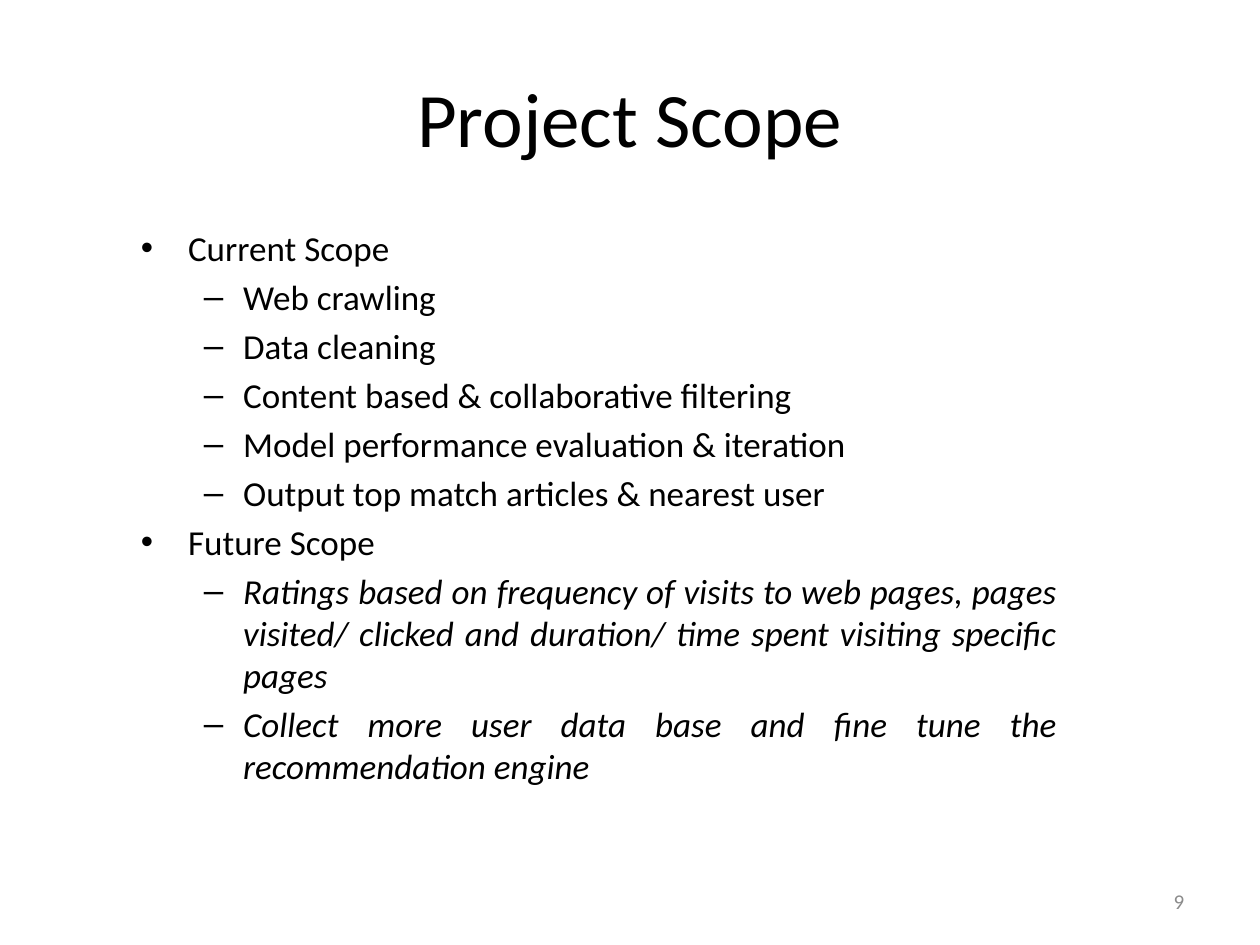
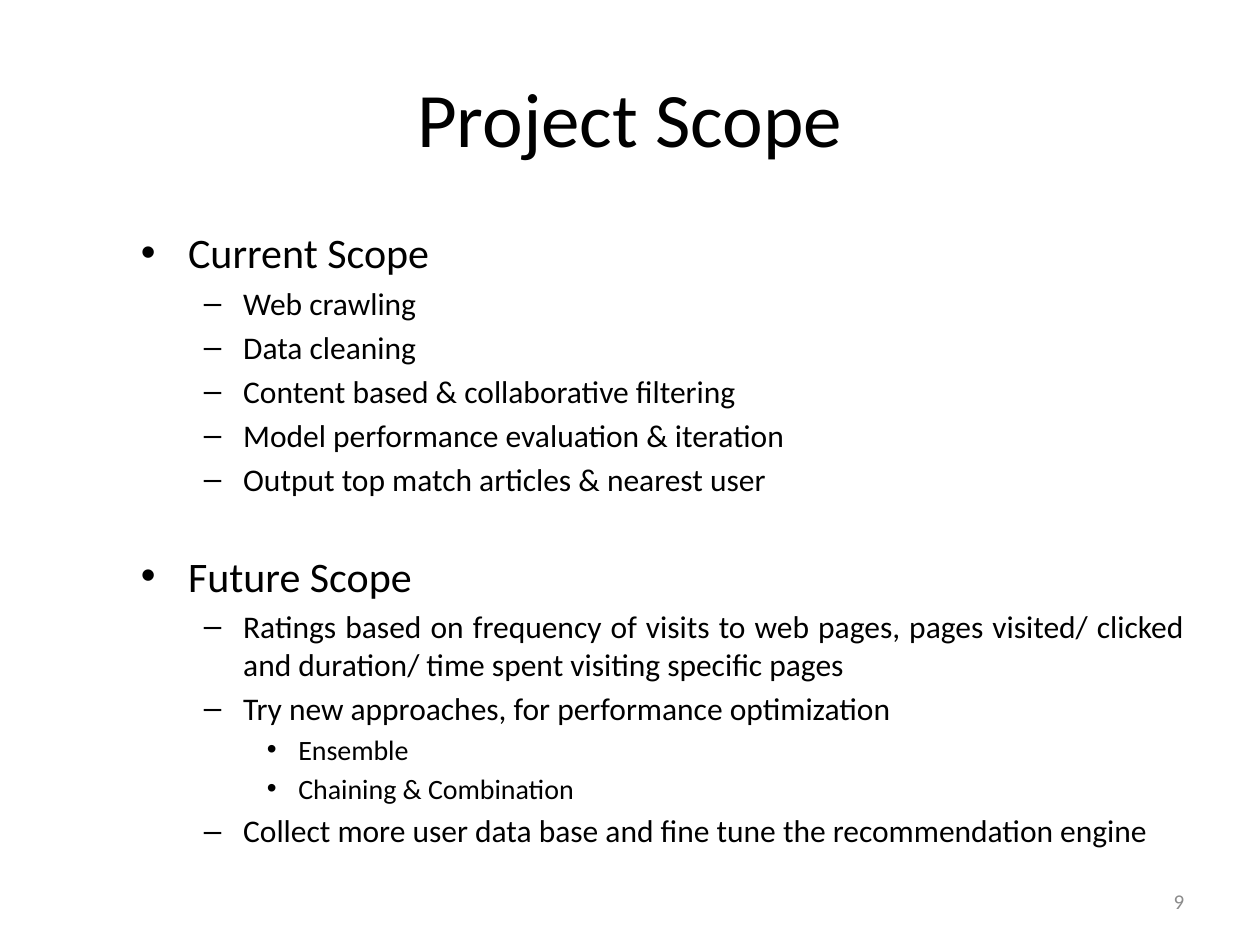
Before and after one commit to Newsrecommender/newsrecommender, a slide deck: slide 9 of ArticleRecommendationProject/Recommender_Project_Presentation.pptx. Drawn at 1260x945 pixels with LibreOffice and Linux fonts; fonts in the diff are those of the drawing; background and template pictures are left out. Boxes give left, top, right and bottom in pixels: in the first picture for what was removed or moved away, otherwise in the second. Text is boxed around its words. In the diff, an @@ line names an element or a change of style, - is before the commit and + after.

```diff
--- a/ArticleRecommendationProject/Recommender_Project_Presentation.pptx
+++ b/ArticleRecommendationProject/Recommender_Project_Presentation.pptx
@@ text at (188, 240, 1184, 848): size 20 to 24 pt in "Current Scope", "Future Scope"; size 20 to 18 pt in "Web crawling", "Data cleaning", "Content based & collaborative filtering", "Model performance evaluation & iteration" and 3 more places; italic off in "Ratings based on frequency of visits to ...", "Collect more user data base and fine ..." @@
@@ text at (243, 698, 890, 804): paragraphs added @@
+  – Try new approaches, for performance optimization
+    • Ensemble
+    • Chaining & Combination
```
Also in this commit, not shown: 4 other slides changed, 1 slide added, 1 slide removed.
